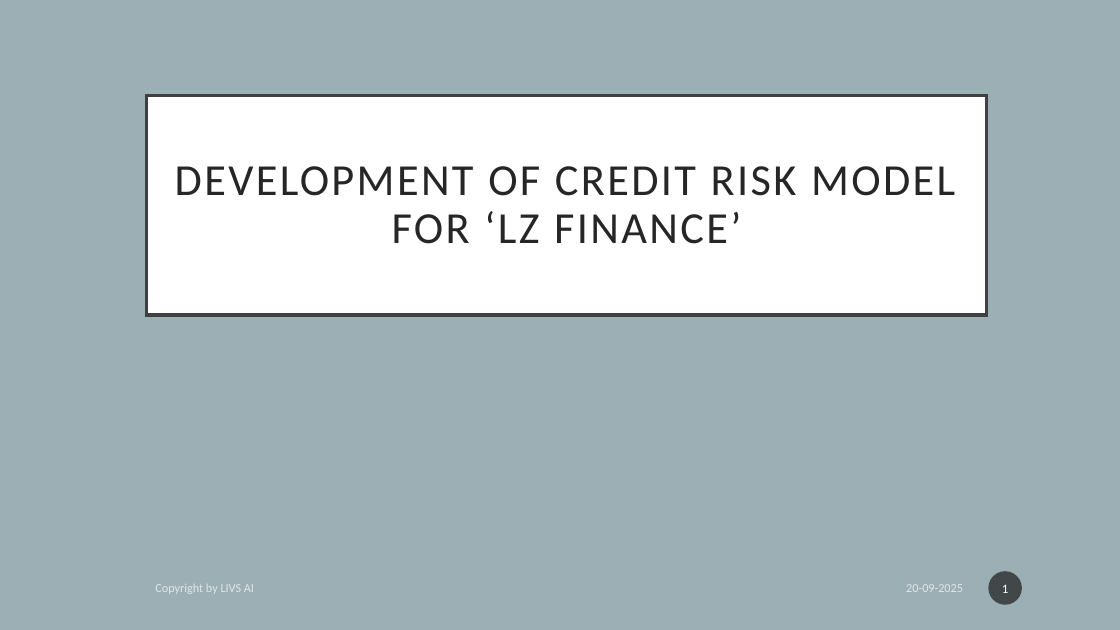
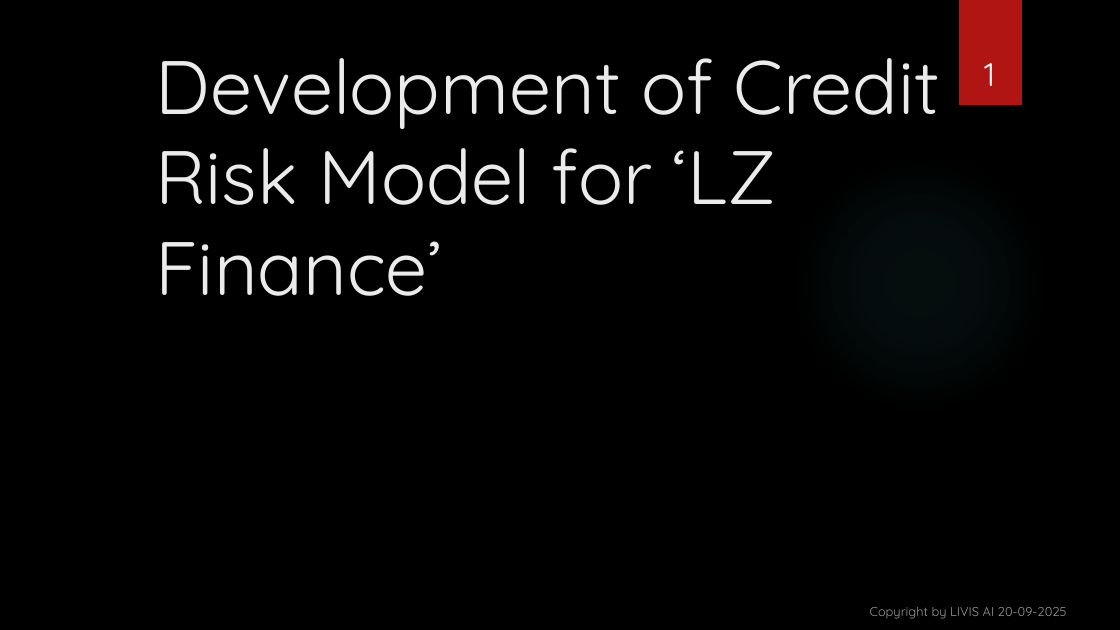
Before and after one commit to vishant1203/Development-of-Credit-Risk-Model-for-Lauki-Finance, a slide deck: slide 1 of presentation/Development of Credit Risk Model for ‘LZ.pptx. Drawn at 1120x630 pixels with LibreOffice and Linux fonts; fonts in the diff are those of the drawing; background and template pictures are left out. Boxes give left, top, right and bottom in pixels: in the first picture for what was removed or moved away, otherwise in the second. Text is boxed around its words. In the diff, an @@ line names an element or a change of style, - is before the commit and + after.

```diff
--- a/presentation/Development of Credit Risk Model for ‘LZ.pptx
+++ b/presentation/Development of Credit Risk Model for ‘LZ.pptx
@@ background #9BAFB5 to picture (left out) @@
@@ page number: place and size @@
-page number at box(989, 571, 1023, 605)
+page number at box(984, 63, 995, 86)
@@ page number at box(984, 63, 995, 86): size 11 to 28 pt, font Calibri to Quicksand; vertical alignment middle to bottom; fill #1D1D1D at 70% opacity to none @@
@@ rectangle added at box(959, 0, 1022, 105), fill #B01513 @@
@@ title "Development of Credit Risk Model ...": place and size @@
-title "Development of Credit Risk Model ..." at box(147, 96, 987, 315)
+title "Development of Credit Risk Model ..." at box(155, 58, 940, 296)
@@ title "Development of Credit Risk Model ..." at box(155, 58, 940, 296): vertical alignment middle to bottom; fill #FFFFFF to none; outline #404040 3 pt to none @@
@@ title at box(155, 58, 940, 296): text changed; size 38 to 64.8 pt; font Calibri to Quicksand; text colour #262626 to #EBEBEB @@
-DEVELOPMENT OF CREDIT RISK MODEL FOR ‘LZ FINANCE’
+Development of Credit Risk Model for ‘LZ Finance’
@@ ellipse added at box(791, 154, 1049, 413), fill gradient #50B9C1 @@
@@ text "Copyright by LIVIS AI 20-09-2025" at box(870, 607, 1067, 619): vertical alignment middle to bottom @@
@@ text removed at box(906, 584, 963, 592) @@
-20-09-2025
@@ text at box(870, 607, 1067, 619): text changed; size 10.5 to 11 pt; font Calibri to Quicksand; text colour #FFFFFF at 70% opacity to #FFFFFF at 60% opacity @@
-Copyright by LIVS AI
+Copyright by LIVIS AI 20-09-2025
```
Also in this commit, not shown: 16 other slides changed.
